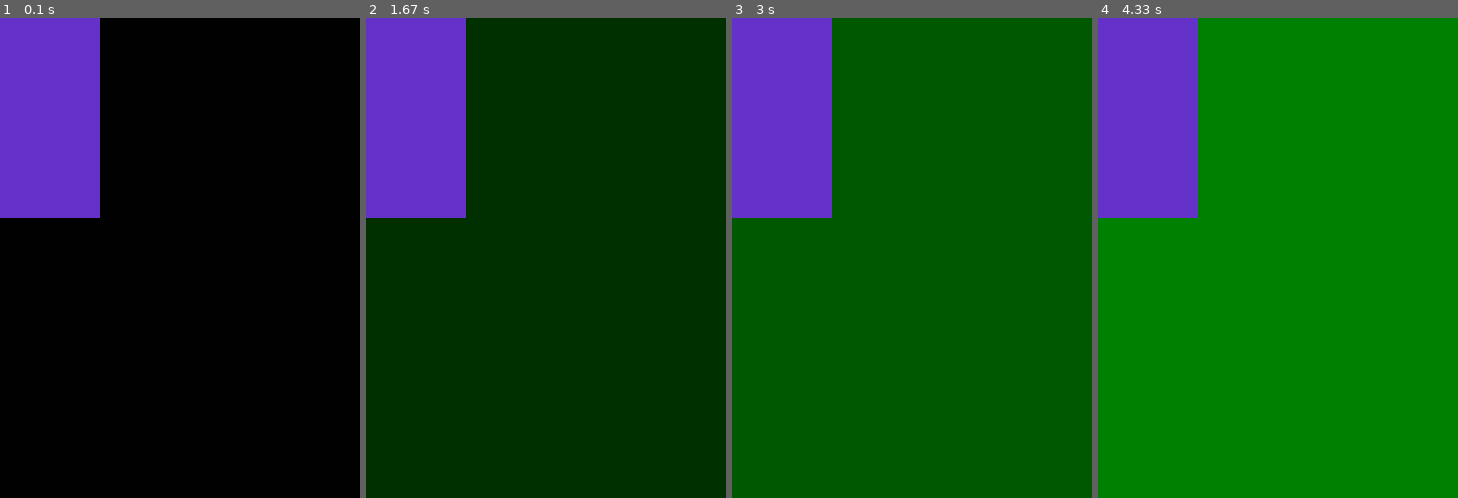
Above: before the commit, frames 1-4 (left to right).
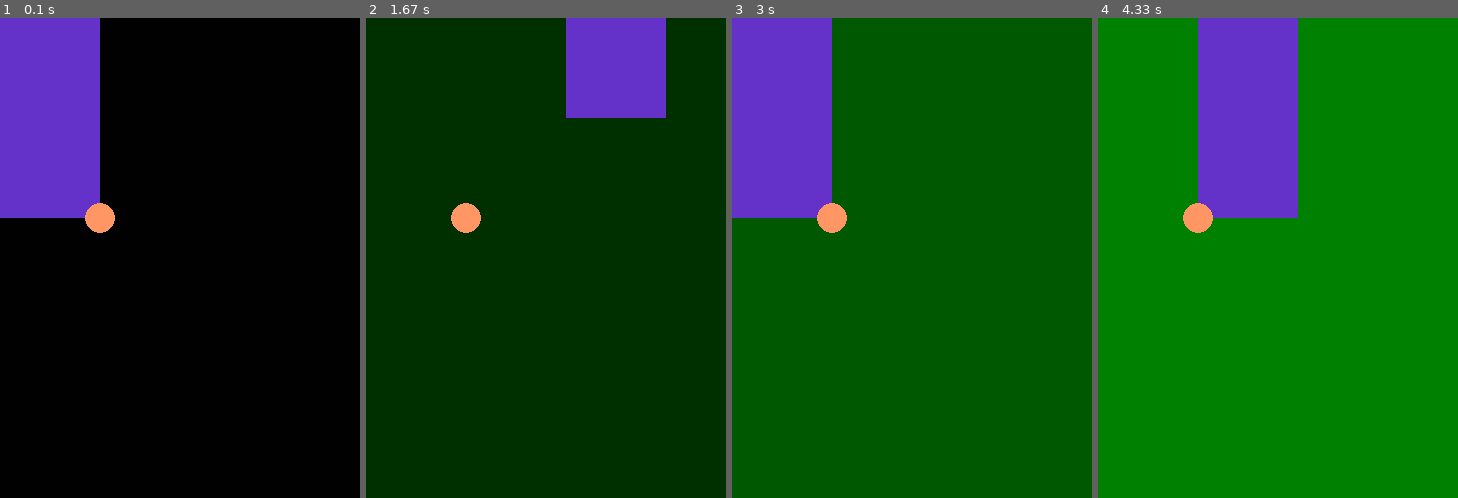
Above: after the commit, the same moments.

Repository: olesiko/template-pygame
Game: pygame game, started from game.py
Two runs of this game, one before a commit and one after it. Both use one fixed random seed, a clock stepped at 60 frames per second and the inputs below.
Inputs:
- Up to frame 1 (0.1 s): no input
- Up to frame 2 (1.67 s): hold D 0.33-0.8 s; hold W 0.83-1.13 s; hold D 1.17-1.63 s
- Up to frame 3 (3 s): hold A 1.67-2.2 s; hold S 2.23-2.53 s; hold A 2.57-2.97 s
- Up to frame 4 (4.33 s): hold W 3-3.37 s; hold D 3.4-4.03 s; hold S from 4.07 s (still down)

The runs differ from the first frame. In frame 1, 0.4% of the frame differs, in the area x 23-32%, y 38-45%; in frame 2, 18%; in frame 3, 0.4%; in frame 4, 23%, in the area x 0-56%, y 0-45%.

Commit message:
Add files via upload

Diff:
--- a/game.py
+++ b/game.py
@@ -3,20 +3,22 @@
 WIDTH = 360
 HEIGHT = 480
 FPS = 30
-
+y = 0
 WHITE = (255, 255, 255)
 BLACK = (0, 0, 0)
 RED = (255, 0, 0)
 GREEN = (0, 255, 0)
 BLUE = (0, 0, 255)
-
+x = 0
 pygame.init()
 pygame.mixer.init()
 screen = pygame.display.set_mode((WIDTH, HEIGHT))
 screen.fill(WHITE)
 pygame.display.set_caption("My game")
 clock = pygame.time.Clock()
-
+colorApple = (255,150,100)
+x_APPLE = 100
+y_Apple = 200
 running = True
 red = 0
 green = 0
@@ -32,14 +34,26 @@
 
 
 
-    pygame.draw.rect(screen,(100,50,200),[0,0,100,200])
+    pygame.draw.rect(screen,(100,50,200),[x,y,100,200])
+
+    pygame.draw.circle(screen,colorApple,[x_APPLE,y_Apple],15)
 
     for event in pygame.event.get():
         if event.type == pygame.QUIT:
             running = False
         if event.type == pygame.KEYDOWN:
             if event.key == pygame.K_w:
+                y = y - 100
                 print("нажали на w")
+            if event.key == pygame.K_s:
+                y = y + 100
+                print("нажали на S")
+            if event.key == pygame.K_d:
+                x = x + 100
+                print("нажали на D")
+            if event.key == pygame.K_a:
+                x = x - 100
+                print("нажали на A")
 
 
 
